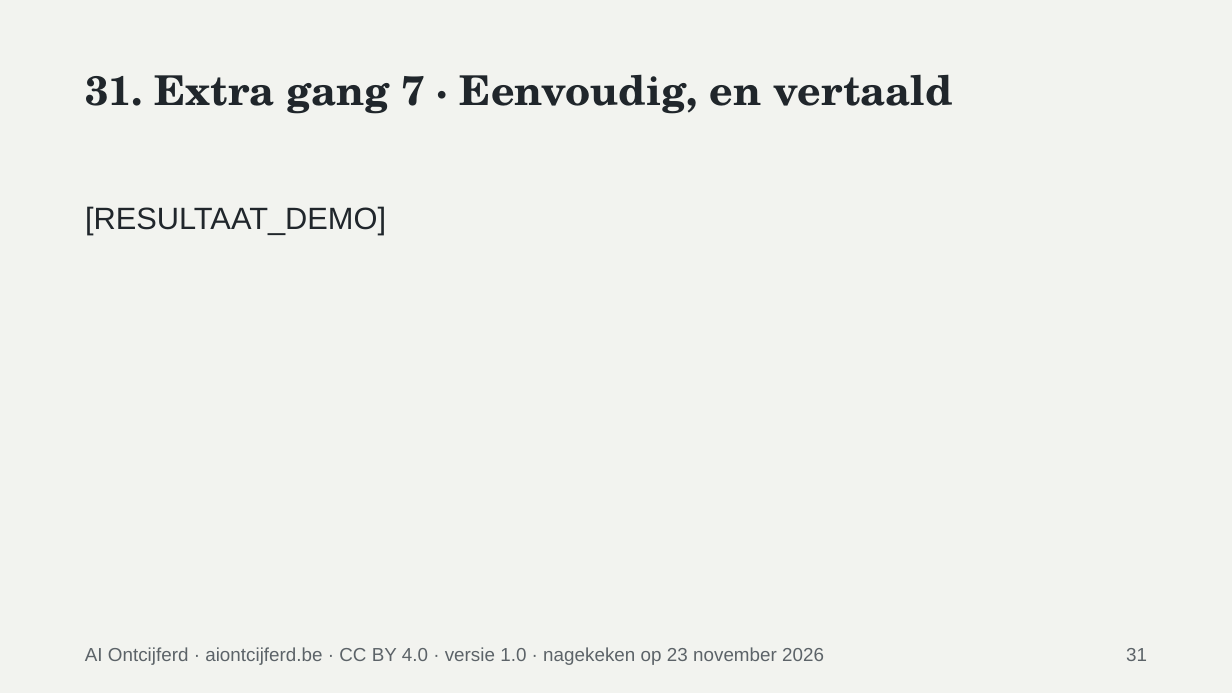
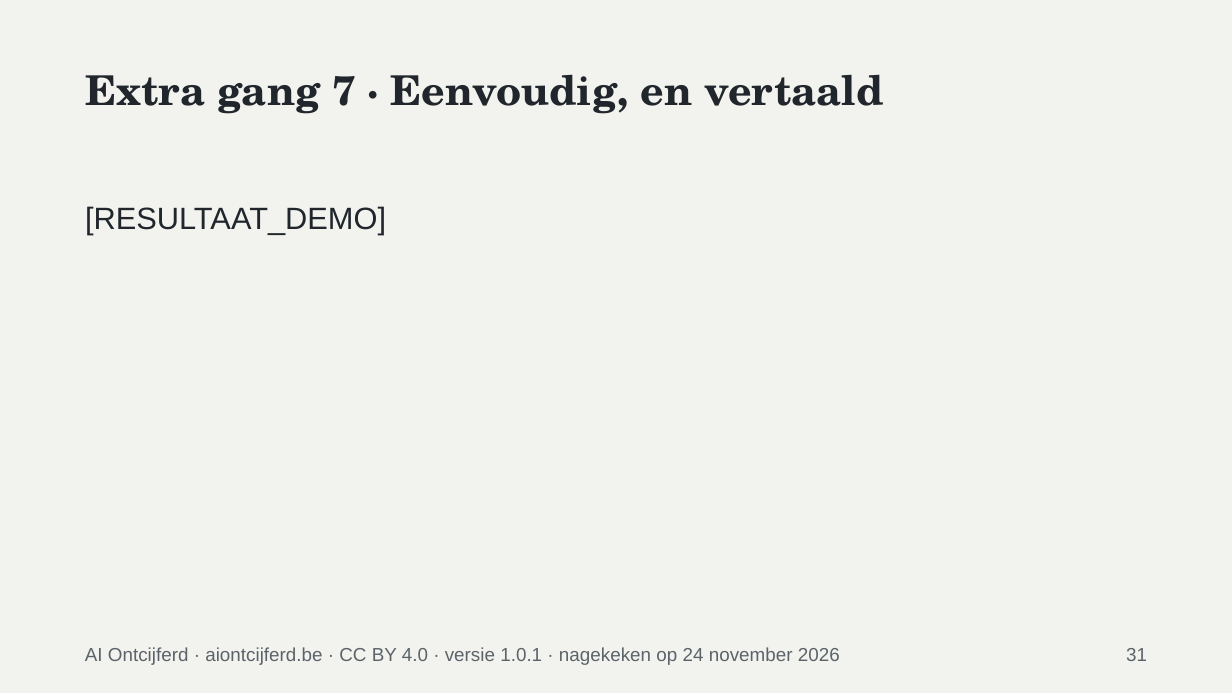
Before and after one commit to nftaurelius/ai-ontcijferd-open, a slide deck: slide 31 of content/materiaal/ai-proeverij/bestanden/02-presentatie/AO-01-presentatie.pptx. Drawn at 1232x693 pixels with LibreOffice and Linux fonts; fonts in the diff are those of the drawing. Boxes give left, top, right and bottom in pixels: in the first picture for what was removed or moved away, otherwise in the second. Text is boxed around its words. In the diff, an @@ line names an element or a change of style, - is before the commit and + after.

```diff
--- a/content/materiaal/ai-proeverij/bestanden/02-presentatie/AO-01-presentatie.pptx
+++ b/content/materiaal/ai-proeverij/bestanden/02-presentatie/AO-01-presentatie.pptx
@@ title at <box>85,74,884,114</box>: text changed @@
-31. Extra gang 7 · Eenvoudig, en vertaald
+Extra gang 7 · Eenvoudig, en vertaald
@@ text at <box>85,647,840,665</box>: text changed @@
-AI Ontcijferd · aiontcijferd.be · CC BY 4.0 · versie 1.0 · nagekeken op 23 november 2026
+AI Ontcijferd · aiontcijferd.be · CC BY 4.0 · versie 1.0.1 · nagekeken op 24 november 2026
```
Also in this commit, not shown: 33 other slides changed, 12 other files.
